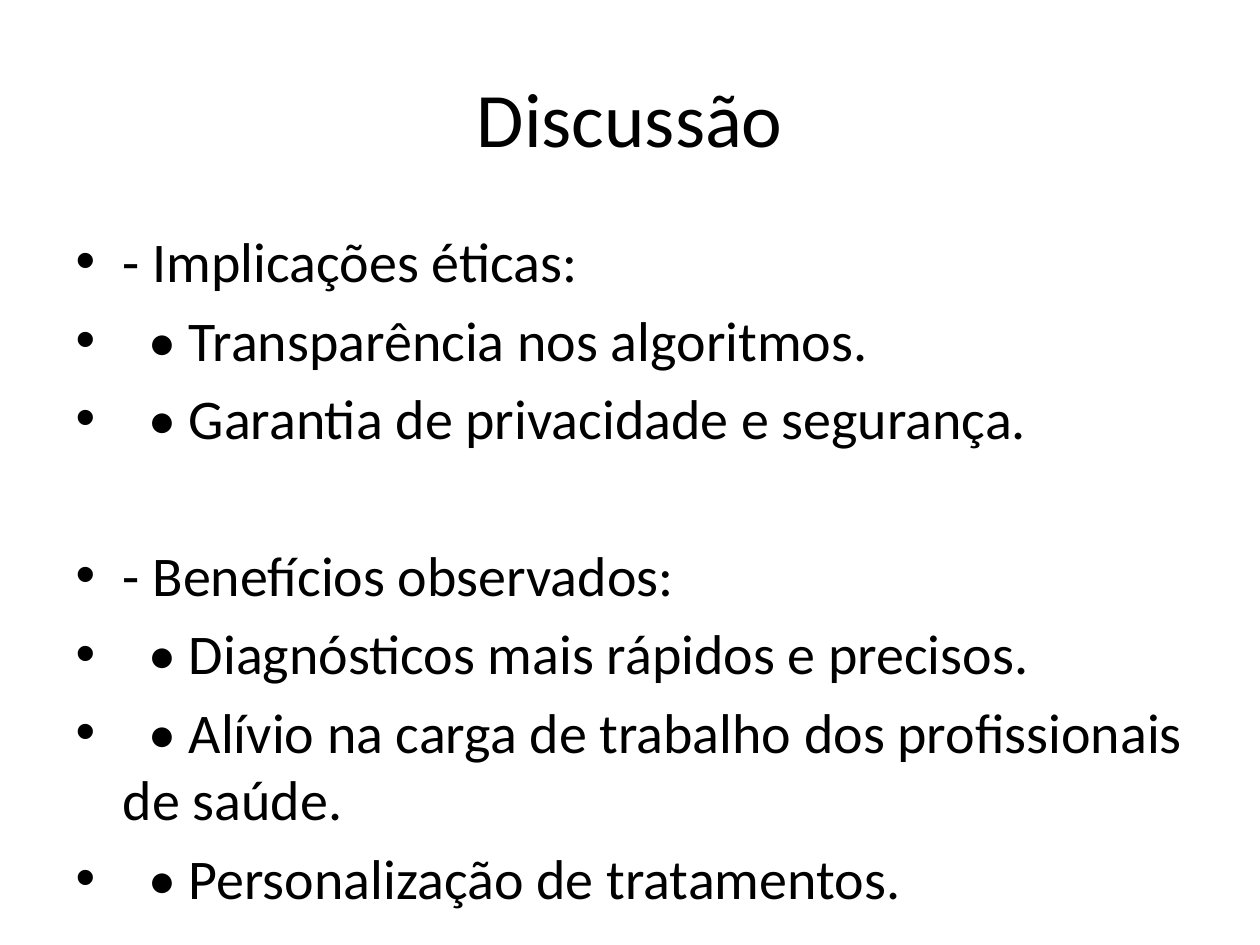
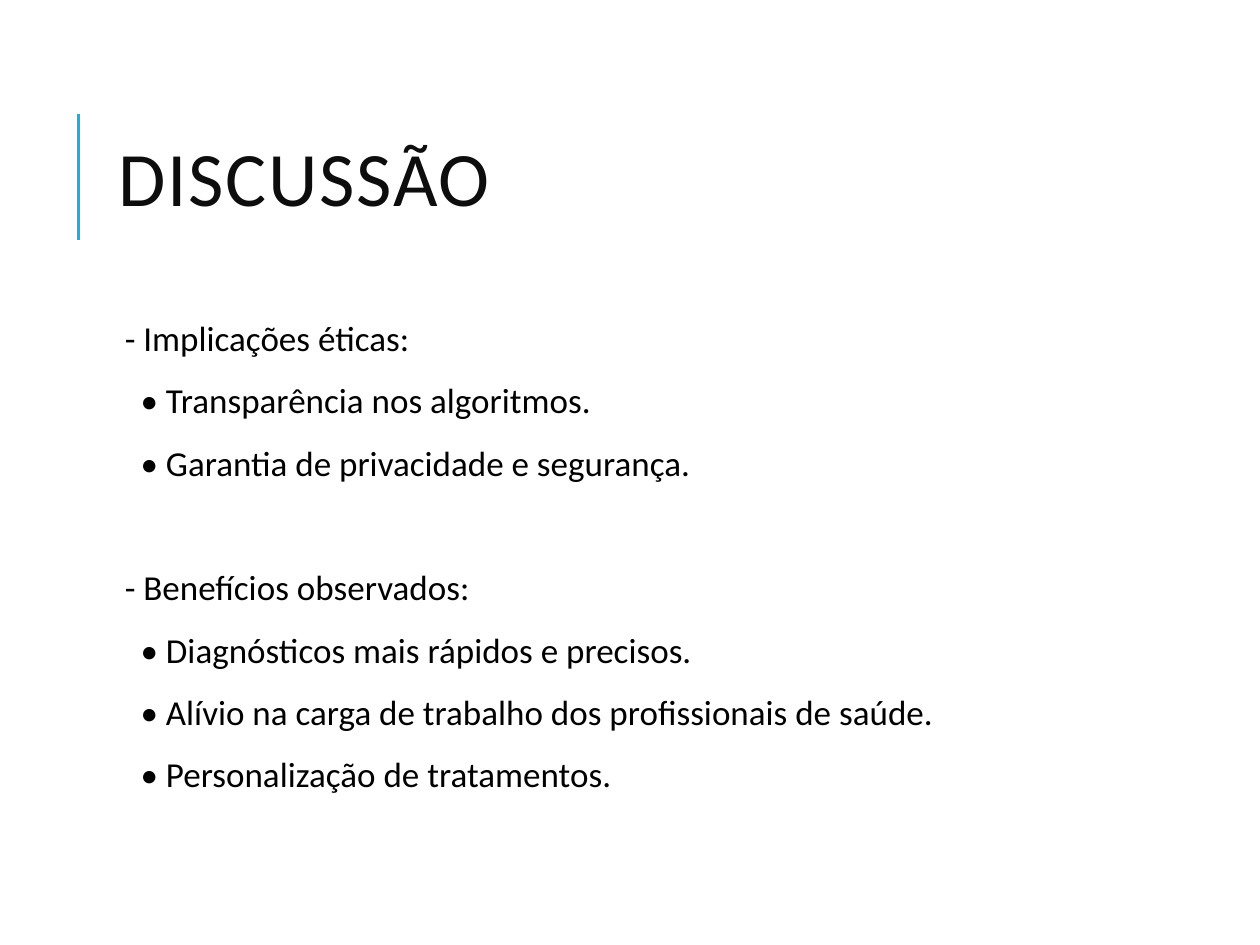
Before and after one commit to RACIMON/tcc, a slide deck: slide 6 of Inteligencia_Artificial_Diagnostico_Medico.pptx. Drawn at 1260x945 pixels with LibreOffice and Linux fonts; fonts in the diff are those of the drawing. Boxes give left, top, right and bottom in pixels: in the first picture for what was removed or moved away, otherwise in the second. Text is boxed around its words. In the diff, an @@ line names an element or a change of style, - is before the commit and + after.

```diff
--- a/Inteligencia_Artificial_Diagnostico_Medico.pptx
+++ b/Inteligencia_Artificial_Diagnostico_Medico.pptx
@@ line added from (78, 239) to (78, 113), #1CADE4 1.5 pt @@
@@ title at (118, 144, 489, 207): text changed; text colour #000000 to #0D0D0D @@
-Discussão
+DISCUSSÃO
@@ text "- Implicações éticas:": place and size @@
-text "- Implicações éticas:" at (123, 243, 1182, 909)
+text "- Implicações éticas:" at (143, 326, 933, 793)
@@ text "- Implicações éticas:" at (143, 326, 933, 793): size 32 to 20 pt; bullet • to  ; line spacing 1 to 0.9; more space between paragraphs @@
```
Also in this commit, not shown: 6 other slides changed, 1 slide added.
